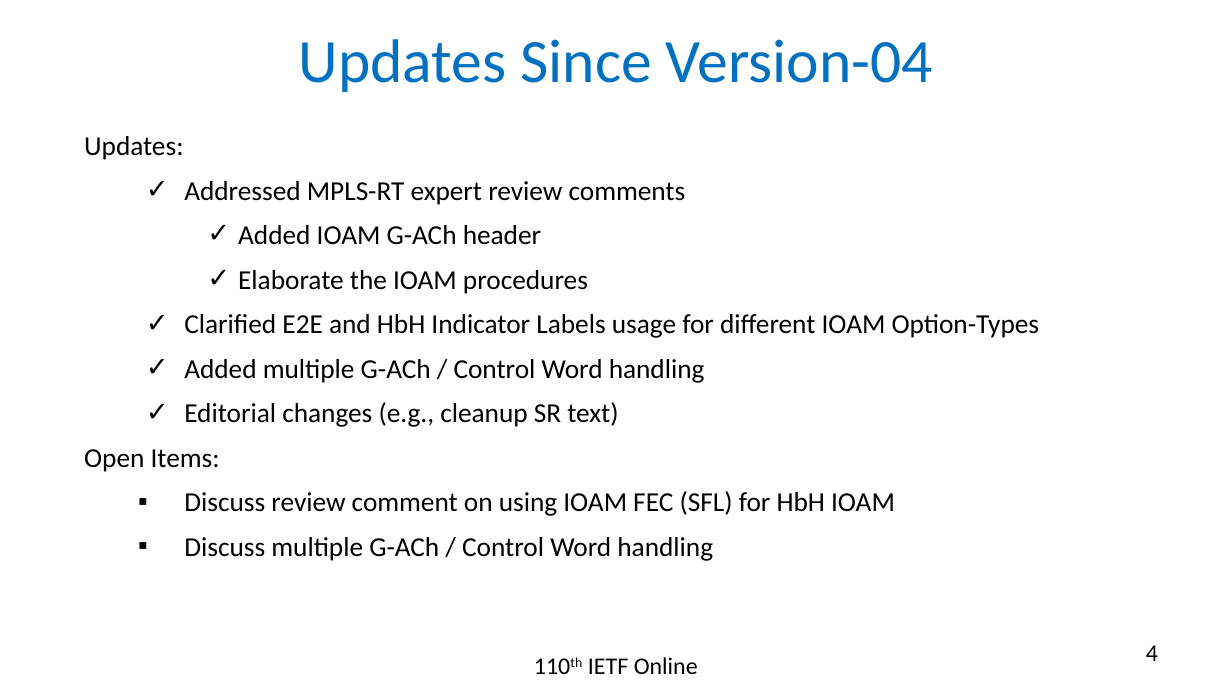
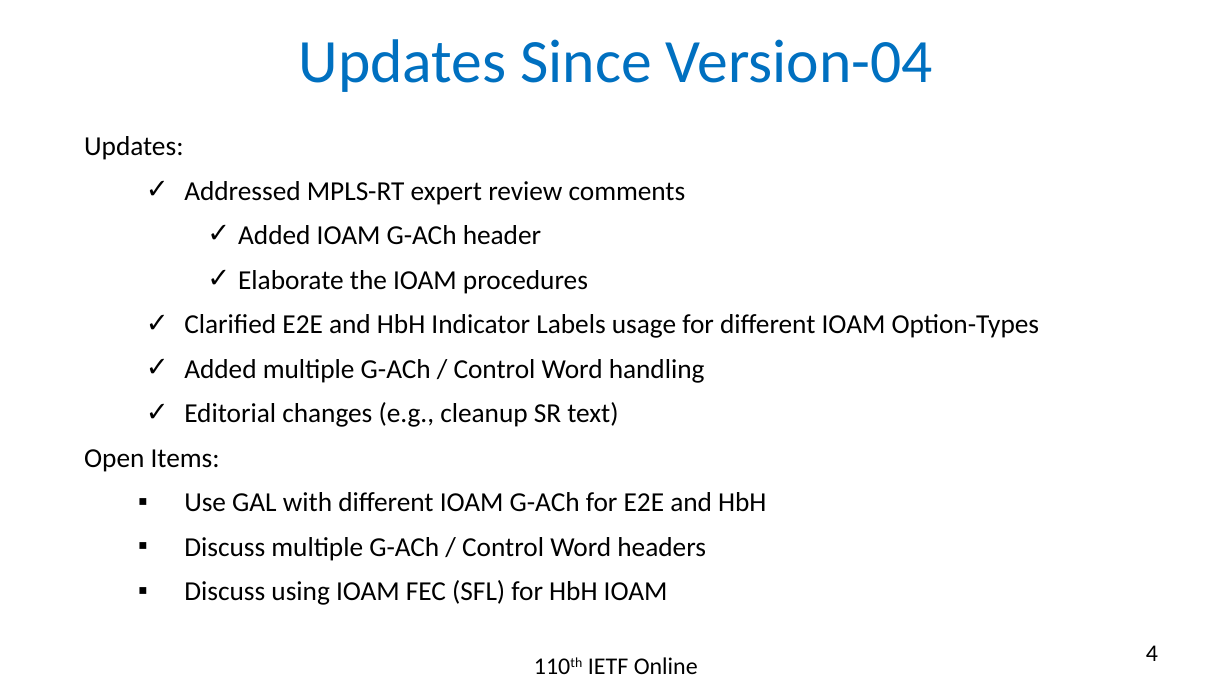
Before and after one commit to rakgandhi/ietf-slides, a slide deck: slide 4 of draft-gandhi-mpls-ioam-sr-06.pptx. Drawn at 1232x693 pixels with LibreOffice and Linux fonts; fonts in the diff are those of the drawing. Boxes give left, top, right and bottom in pixels: in the first picture for what was removed or moved away, otherwise in the second. Text is boxed around its words. In the diff, an @@ line names an element or a change of style, - is before the commit and + after.

```diff
--- a/draft-gandhi-mpls-ioam-sr-06.pptx
+++ b/draft-gandhi-mpls-ioam-sr-06.pptx
@@ text at (x1=184, y1=492, x2=766, y2=605): text changed @@
-    ▪ Discuss review comment on using IOAM FEC (SFL) for HbH IOAM
-    ▪ Discuss multiple G-ACh / Control Word handling
+    ▪ Use GAL with different IOAM G-ACh for E2E and HbH
+    ▪ Discuss multiple G-ACh / Control Word headers
+    ▪ Discuss using IOAM FEC (SFL) for HbH IOAM
```
Also in this commit, not shown: 1 other slide changed, 1 other file.
